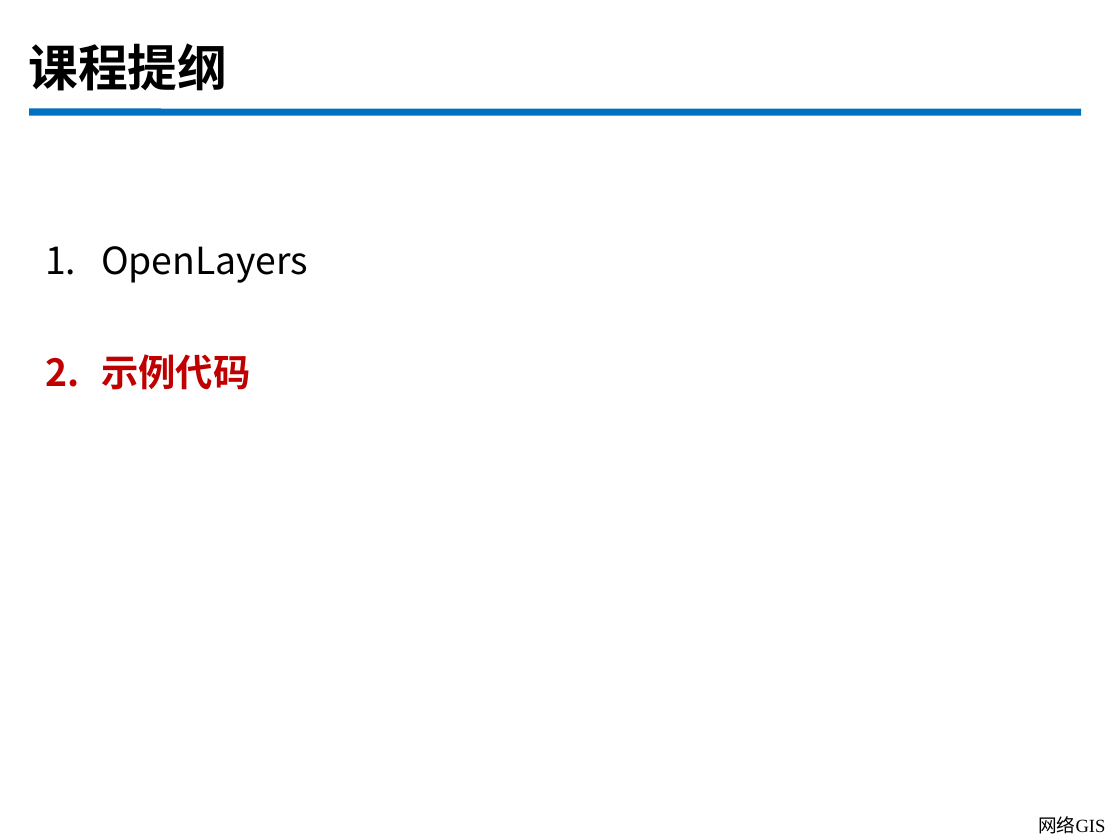
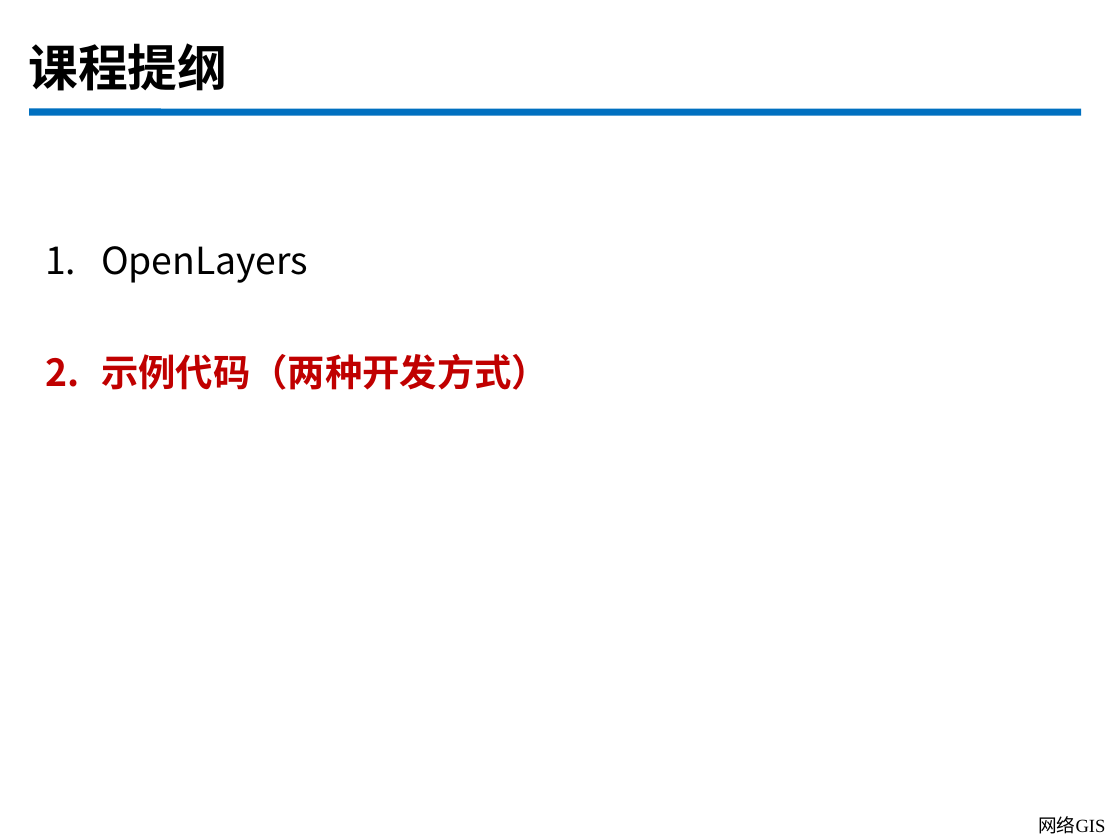
Before and after one commit to zjf014/WebGIS, a slide deck: slide 6 of 专题4：Openlayers/专题4：Openlayers.pptx. Drawn at 1120x840 pixels with LibreOffice and Linux fonts; fonts in the diff are those of the drawing; background and template pictures are left out. Boxes give left, top, right and bottom in pixels: in the first picture for what was removed or moved away, otherwise in the second. Text is boxed around its words. In the diff, an @@ line names an element or a change of style, - is before the commit and + after.

```diff
--- a/专题4：Openlayers/专题4：Openlayers.pptx
+++ b/专题4：Openlayers/专题4：Openlayers.pptx
@@ text at bbox=[101, 354, 549, 390]: text changed @@
-2. 示例代码
+2. 示例代码（两种开发方式）
```
Also in this commit, not shown: 1 other slide changed, 12 other files.
